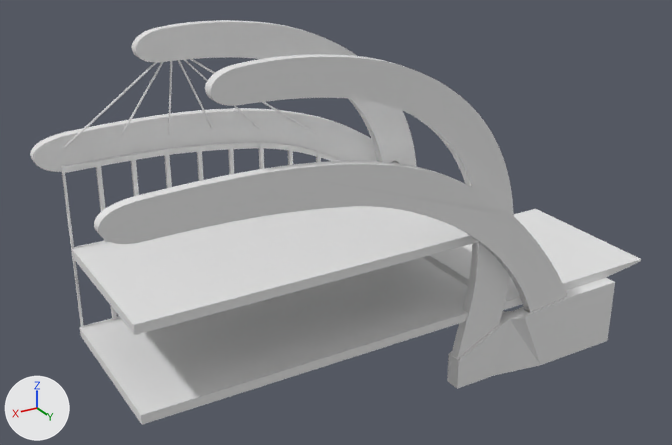
Two versions of the Blender file beach_house/beach_house.blend, one commit apart.
Before and after are seen from a 50 mm lens placed at (3.05, 5.98, 3.44), pointed at (-0.26, 0.47, 0.69). Arrows for +X, +Y and +Z are at lower left; the lights stay in place.

Names of what the first picture shows: 'Cube', 'Cylinder', 'entrance', 'floor', 'foundation', 'roof_beam_left', 'roof_beam_right', 'suspension_beam_left', 'suspension_beam_right', 'window_frames_right_copy'.
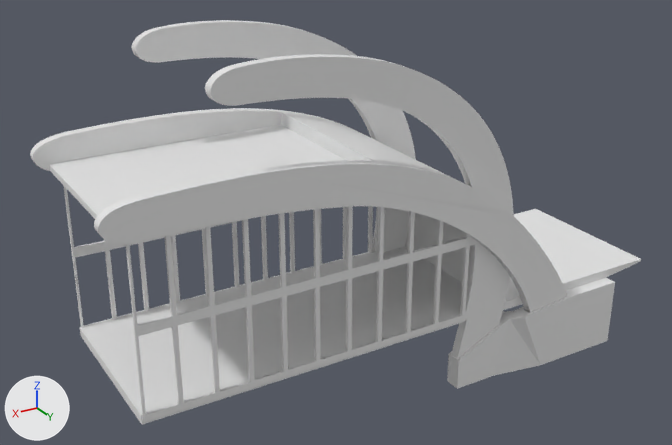
Commit message: add left window frames, subtract window frames from wall

Where the change shows, as pixel boxes [x1, y1, x2, y2] in the pictures (672 x 445 px):
'floor', hidden
    before: [72, 206, 477, 335]
'wall', shown
    after: [50, 112, 472, 286]
'window_frames_left', added
    after: [126, 207, 479, 422]
'window_frames_right', shown
    after: [63, 185, 379, 328]
'window_frames_right_copy', deleted
    before: [61, 142, 342, 328]
'Cylinder', hidden
    before: [63, 59, 317, 149]

The change in detail:
Mesh me_cube_008 is new.
It has 781 vertices, 859 faces, 4 loose edges and spans x -1.02..1.58, y 0.09..0.11, z 0.02..1.31.
Object 'wall' (ob_wall) is now shown.
Object 'floor' (ob_floor) is now hidden.
Object 'window_frames_right' (ob_window_frames_right) is now shown.
Object 'Cylinder' (ob_cylinder) is now hidden.
Object 'window_frames_right_copy' (ob_window_frames_right_copy) is deleted.
Object 'window_frames_left' (ob_window_frames_left) is new; it shows me_cube_008.
Its location is (0.0, 1.115, 0.0).
